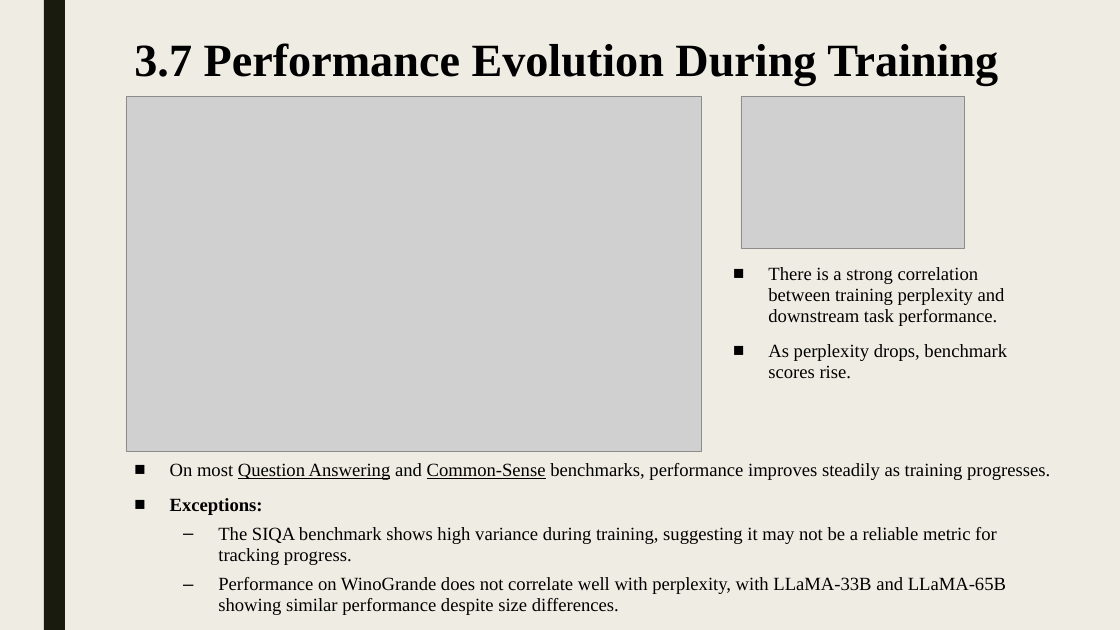
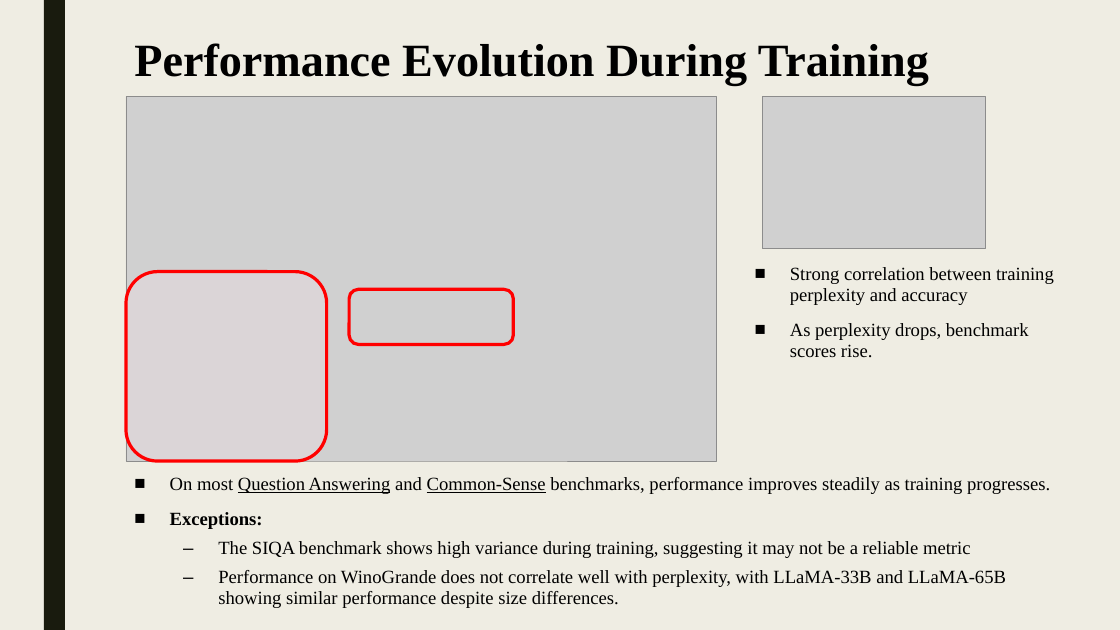
Before and after one commit to shlomi1993/llm-from-scratch, a slide deck: slide 16 of presentation/Lecture Slides.pptx. Drawn at 1120x630 pixels with LibreOffice and Linux fonts; fonts in the diff are those of the drawing; grey boxes stand for pictures. Boxes give left, top, right and bottom in pixels: in the first picture for what was removed or moved away, otherwise in the second. Text is boxed around its words. In the diff, an @@ line names an element or a change of style, - is before the commit and + after.

```diff
--- a/presentation/Lecture Slides.pptx
+++ b/presentation/Lecture Slides.pptx
@@ title at <box>134,43,929,85</box>: text changed @@
-3.7 Performance Evolution During Training
+Performance Evolution During Training
@@ picture: place and size @@
-picture at <box>126,97,702,452</box>
+picture at <box>126,97,717,461</box>
@@ picture: place and size @@
-picture at <box>741,97,965,249</box>
+picture at <box>763,97,986,249</box>
@@ text "Strong correlation between training perplexity ...": place and size @@
-text "Strong correlation between training perplexity ..." at <box>768,267,1007,379</box>
+text "Strong correlation between training perplexity ..." at <box>790,267,1054,357</box>
@@ text at <box>790,267,1054,305</box>: text changed @@
-■ There is a strong correlation between training perplexity and downstream task performance.
+■ Strong correlation between training perplexity and accuracy
@@ rounded rectangle added at <box>126,271,327,461</box>, fill #F9E6EA at 27% opacity, outline #FF0000 2.75 pt @@
@@ rounded rectangle added at <box>350,289,513,344</box>, outline #FF0000 2.75 pt @@
@@ text "On most Question Answering and ...": place and size @@
-text "On most Question Answering and ..." at <box>170,463,1050,615</box>
+text "On most Question Answering and ..." at <box>170,477,1050,608</box>
@@ text at <box>218,541,971,558</box>: text changed @@
-  – The SIQA benchmark shows high variance during training, suggesting it may not be a reliable metric for tracking progress.
+  – The SIQA benchmark shows high variance during training, suggesting it may not be a reliable metric
```
Also in this commit, not shown: 11 other slides changed, 3 slides added, 5 slides removed.
